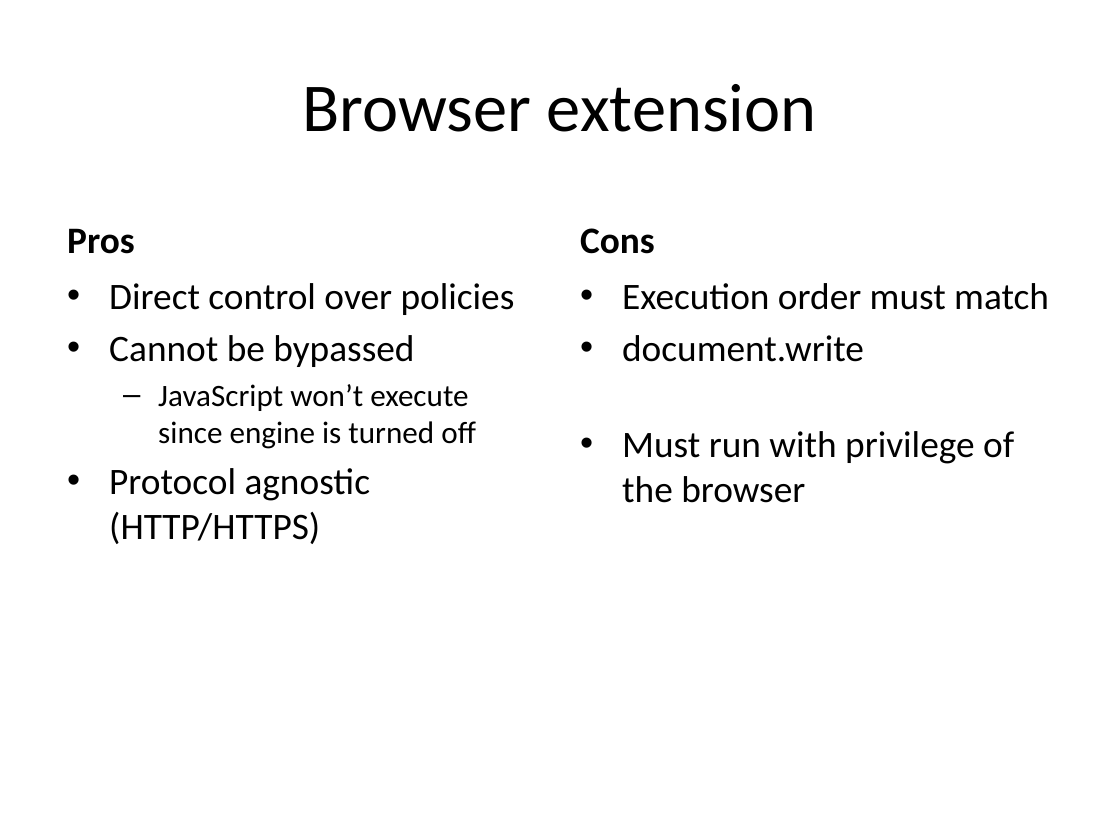
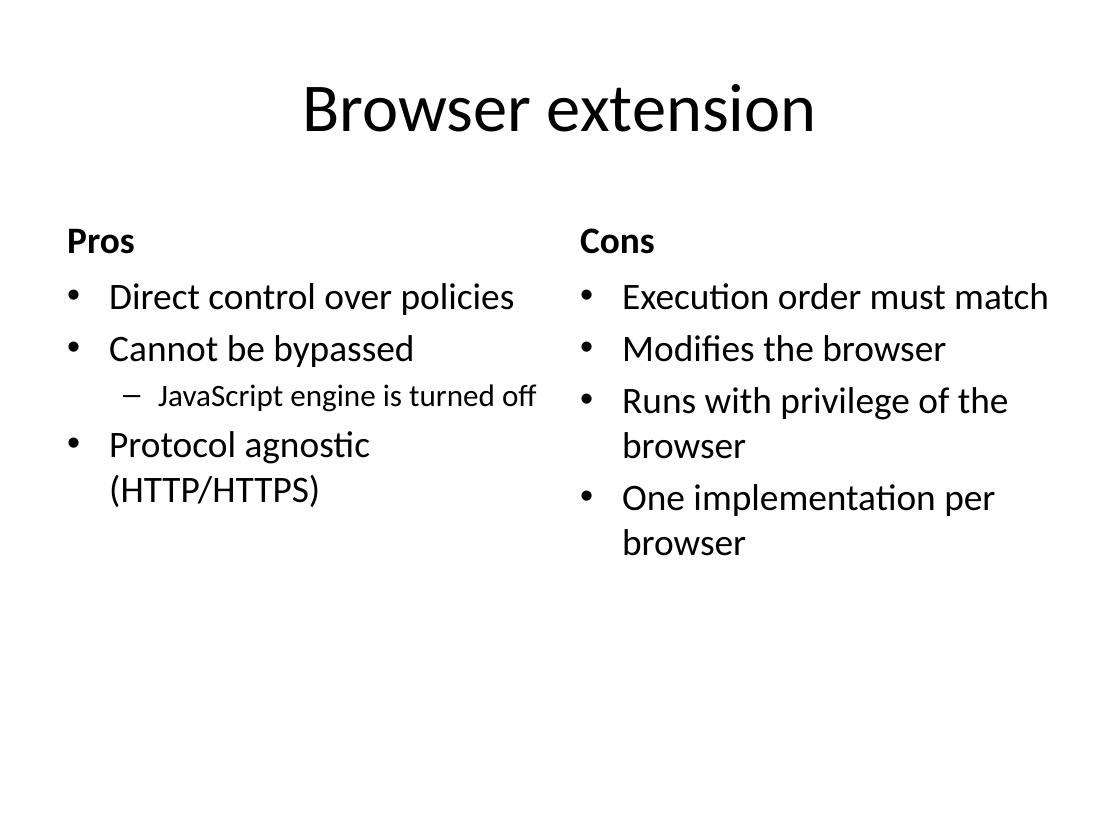
Before and after one commit to internot/monitor-distribution, a slide deck: slide 7 of presentation/Monitor.distribution-WebSand.2013-04-25.pptx (slide 4 before the commit). Drawn at 1120x840 pixels with LibreOffice and Linux fonts; fonts in the diff are those of the drawing. Boxes give left, top, right and bottom in pixels: in the first picture for what was removed or moved away, otherwise in the second. Text is boxed around its words. In the diff, an @@ line names an element or a change of style, - is before the commit and + after.

```diff
--- a/presentation/Monitor.distribution-WebSand.2013-04-25.pptx
+++ b/presentation/Monitor.distribution-WebSand.2013-04-25.pptx
@@ text at (622, 335, 1009, 556): text changed @@
-• document.write
-• Must run with privilege of the browser
+• Modifies the browser
+• Runs with privilege of the browser
+• One implementation per browser
@@ text at (158, 384, 537, 412): text changed @@
-  – JavaScript won’t execute since engine is turned off
+  – JavaScript engine is turned off
```
Also in this commit, not shown: 7 other slides changed, 7 slides added, 2 slides removed, 1 other file.
